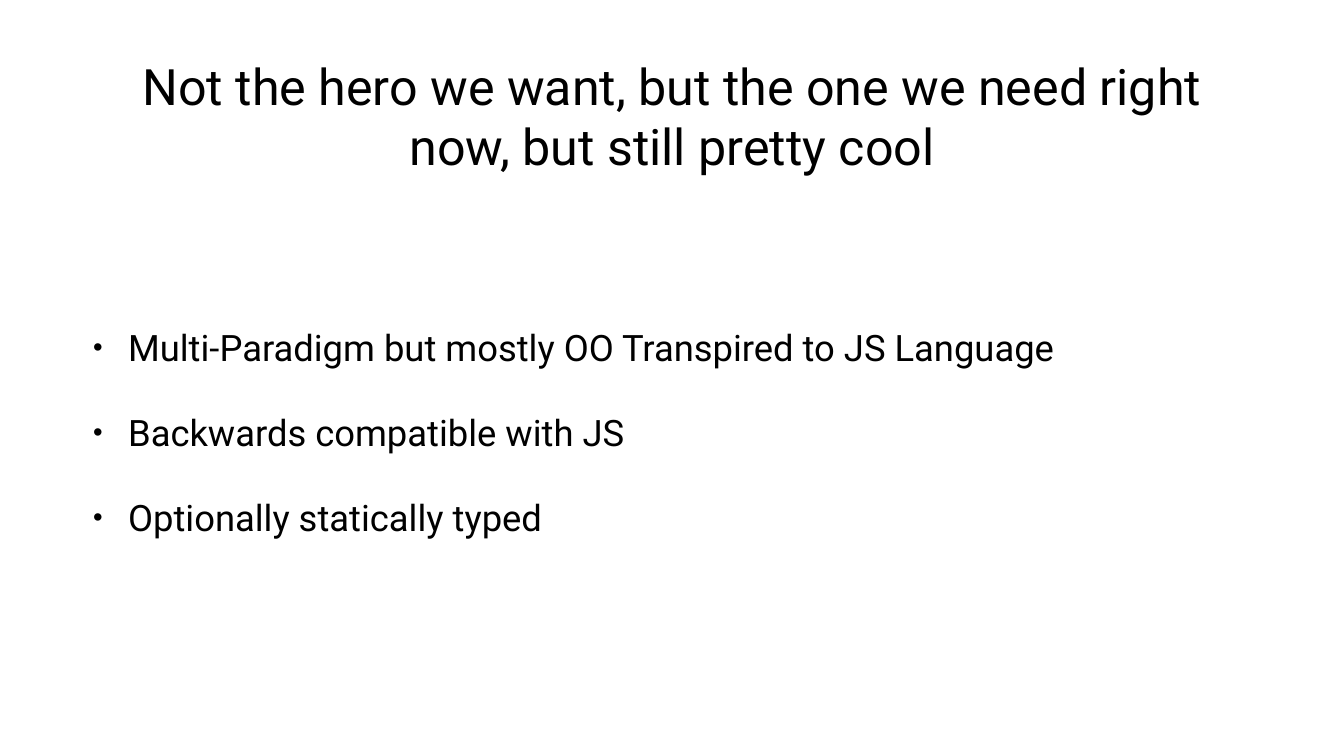
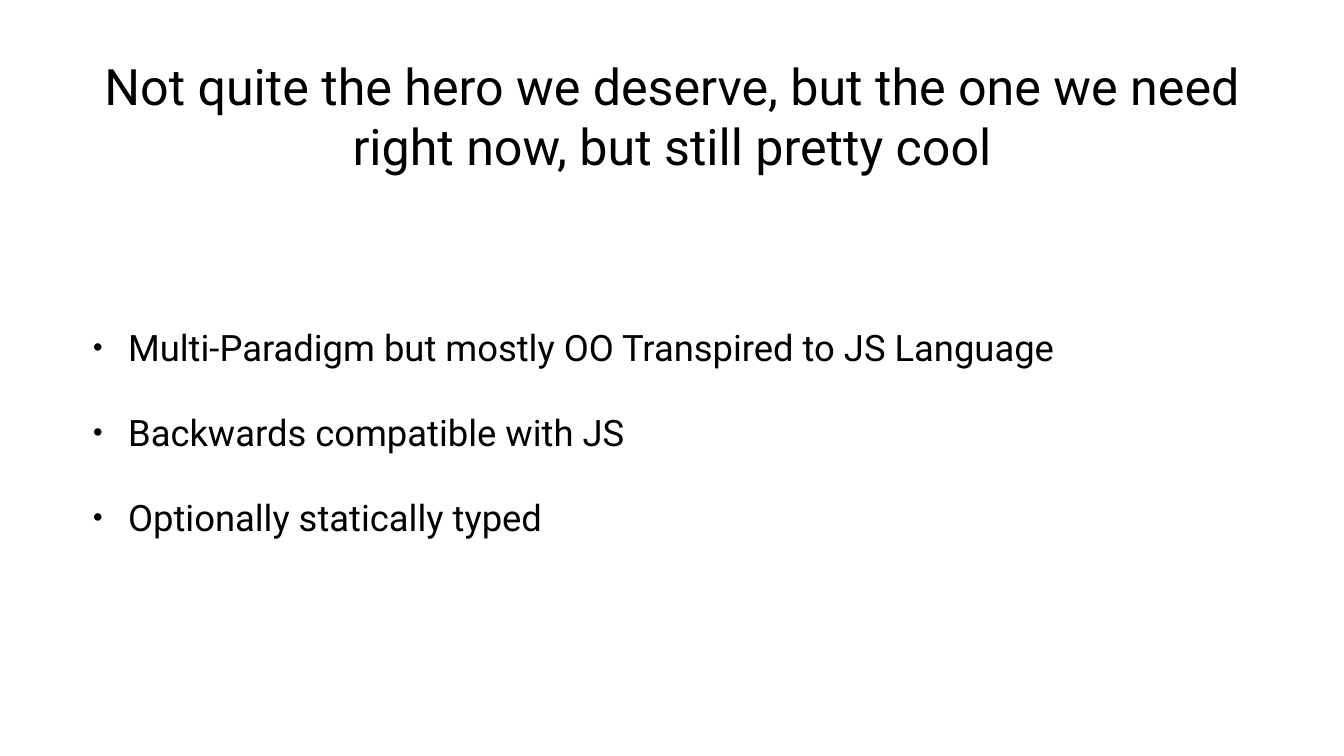
Before and after one commit to beattyml1/TypeScript-Talk, a slide deck: slide 2 of TypeScript Talk.pptx. Drawn at 1344x756 pixels with LibreOffice and Linux fonts; fonts in the diff are those of the drawing. Boxes give left, top, right and bottom in pixels: in the first picture for what was removed or moved away, otherwise in the second. Text is boxed around its words. In the diff, an @@ line names an element or a change of style, - is before the commit and + after.

```diff
--- a/TypeScript Talk.pptx
+++ b/TypeScript Talk.pptx
@@ title at (104, 67, 1239, 176): text changed @@
-Not the hero we want, but the one we need right now, but still pretty cool
+Not quite the hero we deserve, but the one we need right now, but still pretty cool
```
Also in this commit, not shown: 1 other file.
